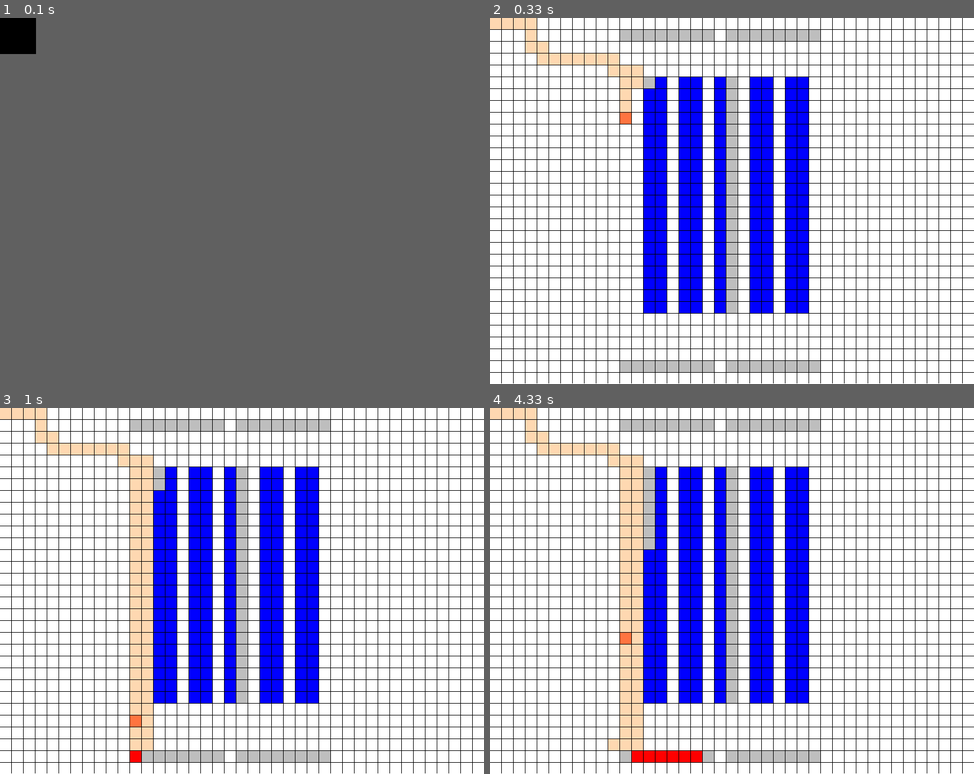
Above: before the commit, frames 1-4 (two rows, left to right).
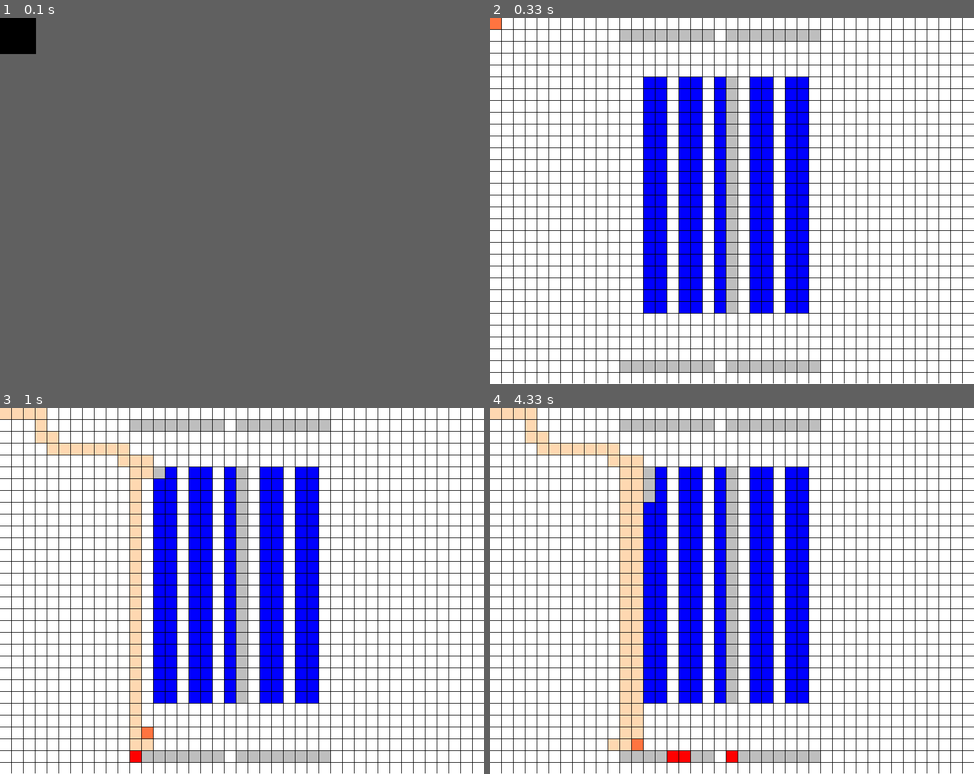
Above: after the commit, the same moments.

Repository: ironmann250/warehouse-simulator
Game: pygame game, started from interface.py
The game is run twice, just before and just after one commit, with the same random seed, the same clock (stepped at 60 frames per second) and the same inputs.
Inputs:
- Up to frame 1 (0.1 s): no input
- Up to frame 2 (0.33 s): no input
- Up to frame 3 (1 s): hold A 0.33-0.87 s
- Up to frame 4 (4.33 s): hold S 1.23-1.63 s; hold R 1.67-2.07 s; hold A 1.67-2.07 s; hold A 2.1-2.5 s; hold Left 2.1-2.5 s; hold Up 2.53-2.9 s; hold Right 2.93-3.57 s; hold S 3.6-3.97 s; hold Down 3.6-3.97 s; tap Space at 4 s

Frame 1 is identical in both runs. In frame 2, 1.6% of the frame differs, in the area x 0-35%, y 0-29%; in frame 3, 1.7%, in the area x 26-35%, y 19-91%; in frame 4, 0.8%.

Commit message:
added user command input

Diff:
--- a/interface.py
+++ b/interface.py
@@ -14,6 +14,11 @@
     K_ESCAPE,
     KEYDOWN,
     QUIT,
+    K_s,
+    K_a,
+    K_r,
+    K_SPACE,
+
 )
 
 pygame.init()
@@ -24,6 +29,10 @@
 time.sleep(0.05)
 REMOVEFROMOUTPUT = pygame.USEREVENT + 2
 pygame.time.set_timer(REMOVEFROMOUTPUT, config.OUTPUT_SPEED)
+NORMAL_FLAG=0
+AUTOMATIC_FLAG=1
+RETRIEVE_FLAG=2
+STORE_FLAG=3
 
 
 class Container(pygame.sprite.Sprite):
@@ -57,6 +66,7 @@
         self.testrun=True
         self.path=[]
         self.path_counter=0
+        self.current_flag=NORMAL_FLAG
 
     def draw_rect(self,color,x,y,width,height):
         pygame.draw.rect(self.screen,color,
@@ -336,7 +346,7 @@
                 self.add_to_input()
 
     def plan_path(self,start,end):
-        print ("calculation path from ",start,"to",end,"...")
+        #print ("calculation path from ",start,"to",end,"...")
         c=time.time()
         start = MazeLocation(start[0],start[1])
         end = MazeLocation(end[0],end[1])
@@ -350,11 +360,11 @@
         mz.goal_test, mz.successors,distance)
 
         if solution is None:
-            print ("calculation invalid")
+            #print ("calculation invalid")
             return []
         else:
             path: List[MazeLocation] = node_to_path(solution)
-            print ("calculation finished in: ",time.time()-c ,"seconds")
+            #print ("calculation finished in: ",time.time()-c ,"seconds")
             return path
 
     def path_exec(self,action,sleep_for=0.05):
@@ -435,20 +445,31 @@
         self.draw_grid()
         self.init_components()
         self.draw_components()
-        instructs=minimax(Grid_stats(self.grid),3,True,self.grid,self.crane)[1].instructions
+        #instructs=minimax(Grid_stats(self.grid),3,True,self.grid,self.crane)[1].instructions
+        #instructs=decision_loop(self.grid,self.crane,1).instructions
+        if self.current_flag==AUTOMATIC_FLAG:
+            instructs=make_decision(self.grid,self.crane).instructions
+        elif self.current_flag==RETRIEVE_FLAG:
+            instructs=get_possible_moves(self.grid,self.crane)[1].instructions
+            self.current_flag=NORMAL_FLAG
+        elif self.current_flag==STORE_FLAG:
+            instructs=get_possible_moves(self.grid,self.crane)[0].instructions
+            self.current_flag=NORMAL_FLAG
+        else:
+            instructs=[]
         if instructs:
             for instruction in instructs:
-                print(instructs)
+                #print(instructs)
                 action=self.execute_instruction(instruction)
                 #print (action)
                 if action:
                     while self.path:
-
                         self.path_exec(action,0.01)
                         self.screen.fill((255,255,255))
                         self.draw_grid()
                         self.draw_components()
                         pygame.display.update()
+
         pygame.display.update()
 
     def run(self):
@@ -475,6 +496,18 @@
             if keys[K_RIGHT]:
                 self.move_crane('right')
                 time.sleep(0.1)
+            if keys[K_a]:
+                self.current_flag=AUTOMATIC_FLAG
+                time.sleep(0.1)
+            if keys[K_s]:
+                self.current_flag=STORE_FLAG
+                time.sleep(0.1)
+            if keys[K_r]:
+                self.current_flag=RETRIEVE_FLAG
+                time.sleep(0.1)
+            if keys[K_SPACE]:
+                self.current_flag=NORMAL_FLAG
+                time.sleep(0.1)
 
             self.handle_events(event_list)
 
--- a/warehouseManager.py
+++ b/warehouseManager.py
@@ -89,10 +89,13 @@
             #print(score)
         else:
             score=0
-            if self.total_outputs-self.full_outputs<17:
+            if self.total_outputs-self.empty_outputs>=4:
                 score-=1
-            if self.full_inputs != 0:
-                score+=30
+            else:
+                score+=1
+            if self.full_inputs !=0:
+                if self.full_inputs in list(range(0,self.total_inputs+1)):
+                    score+=1
         return score
 
     def stop_condition(self):
@@ -183,8 +186,9 @@
 
 
     store_result_stats=Grid_stats(store_sim_result[0],store_sim_result[1])
+    print ("store",store_result_stats.calculate_score())
     retrieve_result_stats=Grid_stats(retrieve_sim_result[0],retrieve_sim_result[1])
-
+    print ("retrieve",retrieve_result_stats.calculate_score())
     return [store_result_stats,retrieve_result_stats]
 
 
@@ -218,6 +222,31 @@
     #     toggle=0
     # print(toggle)
     return [],move
+
+def make_decision(grid,crane):
+    grid=deepcopy(grid)
+    crane=deepcopy(crane)
+    moves = get_possible_moves(grid,crane)
+    if moves[0].calculate_score()>moves[1].calculate_score():
+        return moves[0]
+    else:
+        return moves[1]
+
+def decision_loop(grid,crane,depth):
+    grid=deepcopy(grid)
+    crane=deepcopy(crane)
+    highest_score=float("-inf")
+    best_move=Grid_stats(grid)
+    for i in range(depth):
+        for move in get_possible_moves(grid,crane):
+            if move.calculate_score()>highest_score:
+                best_move=move
+                highest_score=best_move.calculate_score()
+                #print(best_move.calculate_score())
+    print("#######")
+    print(best_move.calculate_score())
+    return best_move
+
 
 def minimax(move,depth,max_player,grid,crane):
     grid=deepcopy(grid)
